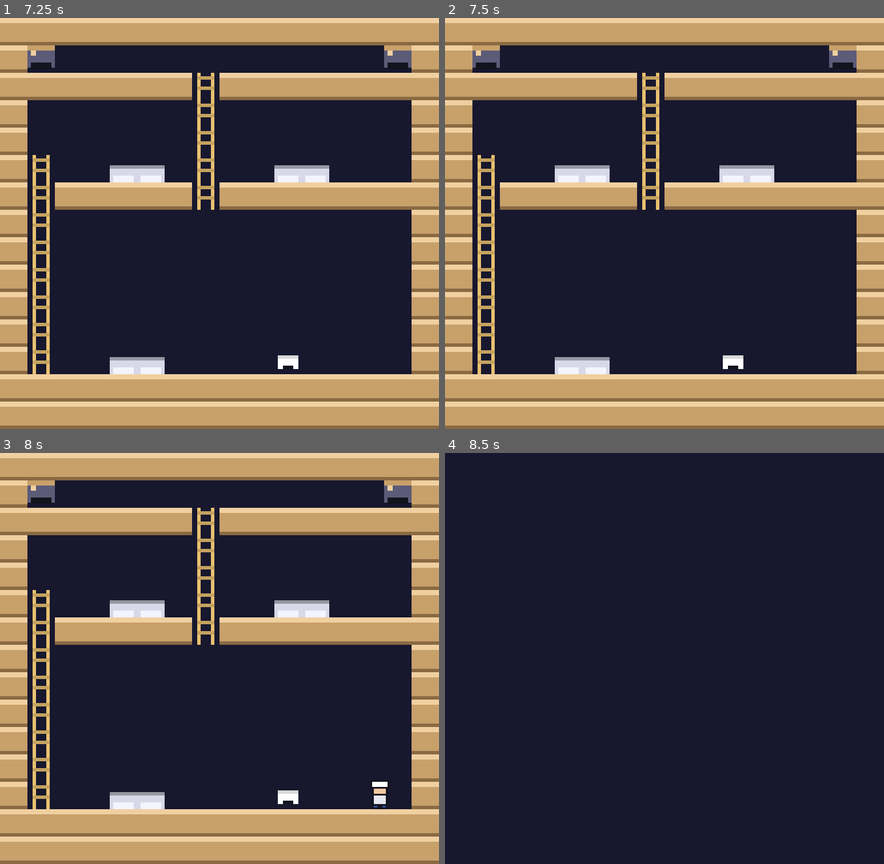
Above: before the commit, frames 1-4 (two rows, left to right).
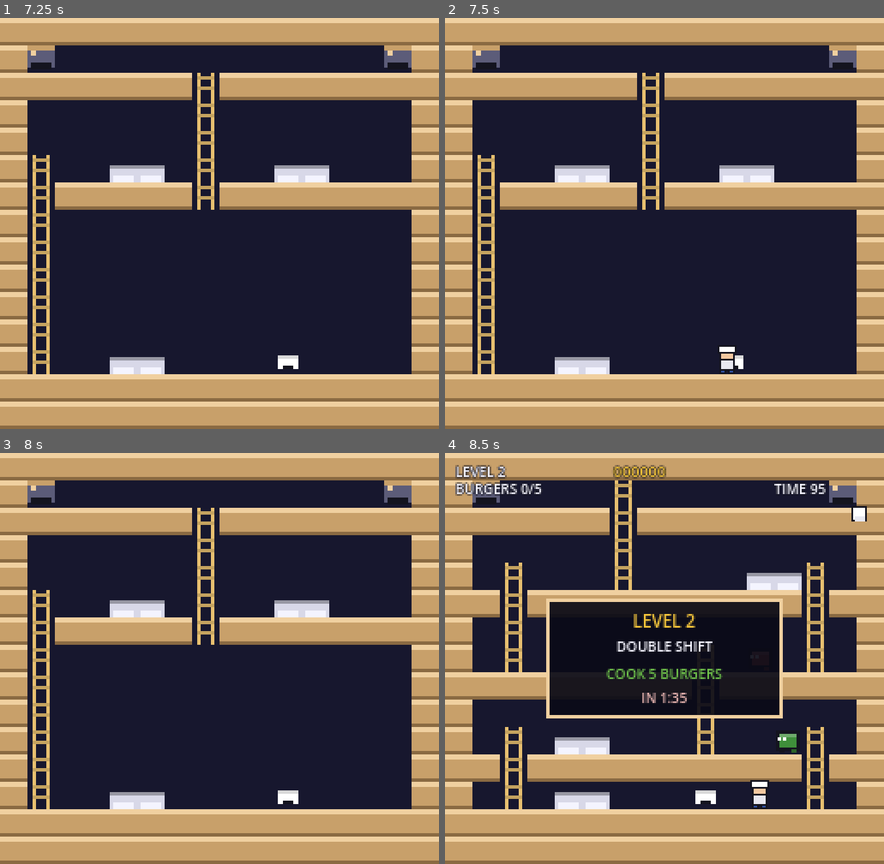
Above: after the commit, the same moments.

Repository: orbitmechanic/hamburger-helper
Game: Godot game, scene res://tests/test_scene.tscn
Two runs of this game, one before a commit and one after it. Both use one fixed random seed, a clock stepped at 60 frames per second and the inputs below. This scene is started directly instead of the project's main scene.
Inputs:
- Up to frame 1 (7.25 s): tap Enter (confirm) at 0.5, 0.6, 2.3, 2.85, 4.55, 6.5, 6.6 s; hold Right (move_right) 0.53-1.28 s; tap Space (jump) at 0.77, 1.07, 1.52, 1.55, 1.82, 2.1, 3.02, 3.32, 3.77, 3.8, 4.07, 4.52, 4.82, 6.02, 6.05, 6.32, 6.77, 7.07 s; tap Z (throw) at 0.8, 1.35, 3.05, 3.6, 5.3 s; hold Down (move_down) 1.28-2.03 s; hold Right (move_right) 2.03-2.78 s; tap R (restart) at 2.75 s; hold Up (move_up) 2.78-3.53 s; hold Left (move_left) 3.53-5.03 s; tap X at 4.35 s; hold Down (move_down) 5.03-5.78 s; tap C at 5.1 s; hold Right (move_right) 5.78-6.53 s; tap P at 5.85 s; hold Up (move_up) from 6.53 s (still down)
- Up to frame 2 (7.5 s): release Up (move_up) at 7.28 s; hold Right (move_right) from 7.28 s (still down); tap Z (throw) at 7.35 s
- Up to frame 3 (8 s): keep holding Right (move_right); tap Space (jump) at 7.52, 7.82 s
- Up to frame 4 (8.5 s): release Right (move_right) at 8.03 s; hold Down (move_down) from 8.03 s (still down); tap Space (jump) at 8.1 s

Frame 1 is identical in both runs. In frame 2, 0.1% of the frame differs, in the area x 62-67%, y 80-87%; in frame 3, 0.1%; in frame 4, 53%, in the area x 0-100%, y 0-100%.
Error after the commit: Trying to assign value of type 'Nil' to a variable of type 'int'. (res://scripts/player/player.gd:292)

Commit message:
Stop the crash when placing a salt packet
Pressing the place key with a salt packet in the tray threw every frame:

  SCRIPT ERROR: Out of bounds get index '-1' (on base: 'Dictionary')
    at: color_of (res://scripts/food/food.gd:96)
    [1] _draw (res://scripts/food/ingredient.gd:76)

The tray keeps salt as the sentinel -1, and of the three places a tray
item can go, _throw_tray() and _drop_tray() both check for it. _place_one()
did not, so it emitted want_ingredient with -1, Game built an Ingredient
from it, and the draw call asked the food table for the colour of a burger
part that does not exist. The error pointed at the renderer because that
is where it surfaced, not at the caller that caused it.

Salt has no resting state - a Salt packet slides along the counters and is
spent, and salt piles exist only where the level map puts them - so placing
one now throws it, which is what the other two paths already did.

Also add Food.is_kind() and check it in Game._on_want_ingredient(), so a
bad kind is refused where it enters the game rather than crashing the
renderer every frame. Left the DEFS accessors themselves unguarded on
purpose: returning a wrong colour quietly would hide the next one of these.

This also stops salt reaching a burger stack, which was the only other way
in and would have thrown in stack_is_burger() the same way.

153 checks. The new test reproduces the crash, stack trace and all.

Diff:
--- a/scripts/food/food.gd
+++ b/scripts/food/food.gd
@@ -84,6 +84,14 @@
 	return DEFS[kind]
 
 
+## Whether this is a real burger part. The tray uses -1 as a sentinel for a salt
+## packet, and that sentinel must never reach anything that looks a kind up in
+## DEFS: indexing the table with it throws, and it throws from _draw, so the
+## error surfaces as a crash while rendering rather than where it was caused.
+static func is_kind(kind: int) -> bool:
+	return DEFS.has(kind)
+
+
 static func display_name(kind: Kind) -> String:
 	return String(DEFS[kind]["name"])
 
--- a/scripts/game/game.gd
+++ b/scripts/game/game.gd
@@ -109,6 +109,12 @@
 
 
 func _on_want_ingredient(cell: Vector2i, kind: Food.Kind) -> void:
+	# Backstop for the whole class of bug: a bad kind reaching an Ingredient
+	# crashes in its _draw, which reads as the renderer failing rather than a
+	# caller passing nonsense, and it would do so every frame until reload.
+	if not Food.is_kind(kind):
+		push_warning("ignored an ingredient request for invalid kind %d" % kind)
+		return
 	var ing := Ingredient.new()
 	_actor_parent().add_child(ing)
 	ing.setup(board, cell, kind)
--- a/scripts/player/player.gd
+++ b/scripts/player/player.gd
@@ -291,6 +291,14 @@
 func _place_one() -> void:
 	var kind: int = tray.pop_front()
 	tray_changed.emit()
+	# Salt is a tray sentinel, not a food, and it has no resting state: a Salt
+	# packet slides along the counters and is spent. Placing one used to build
+	# an Ingredient with kind -1, which asked the food table for the colour of a
+	# burger part that does not exist and threw on every draw. Salt piles exist
+	# only where the level map puts them, so the only honest move is to throw it.
+	if kind == SALT:
+		want_salt.emit(cell, facing)
+		return
 	if board.tile_at(cell) == Board.Tile.TABLE:
 		var stack := board.push_to_table(cell, kind)
 		_credit_burger(stack)
--- a/tests/run_tests.gd
+++ b/tests/run_tests.gd
@@ -36,6 +36,7 @@
 	await _test_leaving_a_ladder()
 	await _test_climbing_off_the_top()
 	await _test_tray_capacity()
+	await _test_salt_is_never_placed_as_food()
 	await _test_respawn_grace()
 	await _test_every_level_starts()
 	await _test_level_intro()
@@ -48,6 +49,61 @@
 	else:
 		print_rich("[color=red]FAIL[/color]  %d passed, %d failed" % [_passed, _failed])
 		get_tree().quit(1)
+
+
+## Salt is a tray sentinel, not a food. Placing it must not turn it into an
+## Ingredient, because an Ingredient with kind -1 asks the food table for the
+## colour of a burger part that does not exist and the draw call throws.
+func _test_salt_is_never_placed_as_food() -> void:
+	_begin("salt placement")
+	var harness := _Harness.new(self)
+	await harness.setup(0)
+	var player := harness.player
+
+	# Stand on the salt pile in the spawn room and pick it up.
+	var salt_at := Vector2i.ZERO
+	var best := 1 << 30
+	for cell in harness.board.salt_cells:
+		var d: int = absi(cell.y - player.cell.y) + absi(cell.x - player.cell.x)
+		if d < best:
+			best = d
+			salt_at = cell
+	check(salt_at != Vector2i.ZERO, "level 1 has a salt pile below the chef")
+	player.place(salt_at)
+	await harness.frames(2)
+	player._take_one()
+	check(player.tray.has(Player.SALT), "the chef picks up the salt",
+		"tray is %s" % str(player.tray))
+	check(player.tray.size() == 1, "and the tray holds just that")
+
+	# Now press the place key while standing on bare floor, not on a counter.
+	check(harness.board.tile_at(player.cell) != Board.Tile.TABLE,
+		"the chef is not on a counter")
+	player.place(salt_at + Vector2i(0, 1))
+	await harness.frames(2)
+	# Count the requests rather than the nodes: the harness wires up
+	# want_ingredient but not want_salt, and what matters here is which of the
+	# two the place key asks for. A Dictionary, because GDScript lambdas capture
+	# locals by value and an int would never come back out.
+	var asked := {"salt": 0, "ing": 0}
+	player.want_salt.connect(func(_cell: Vector2i, _facing: int) -> void:
+		asked["salt"] += 1)
+	player.want_ingredient.connect(func(_cell: Vector2i, _kind: Food.Kind) -> void:
+		asked["ing"] += 1)
+	player._place_one()
+	await harness.frames(4)
+	check(player.tray.is_empty(), "the salt leaves the tray",
+		"tray is %s" % str(player.tray))
+	check(asked["salt"] == 1, "placing salt throws a salt packet",
+		"salt requests %d" % asked["salt"])
+	check(asked["ing"] == 0, "and never asks for an ingredient to spawn",
+		"ingredient requests %d" % asked["ing"])
+
+	# The guard that keeps this class of bug from reaching the renderer.
+	check(Food.is_kind(Food.Kind.BUN_BOTTOM), "a real food part is a kind")
+	check(not Food.is_kind(Player.SALT), "the salt sentinel is not a kind",
+		"the sentinel is %d" % Player.SALT)
+	harness.teardown()
 
 
 ## A chef that respawns onto the pad where it just died must get a moment of
